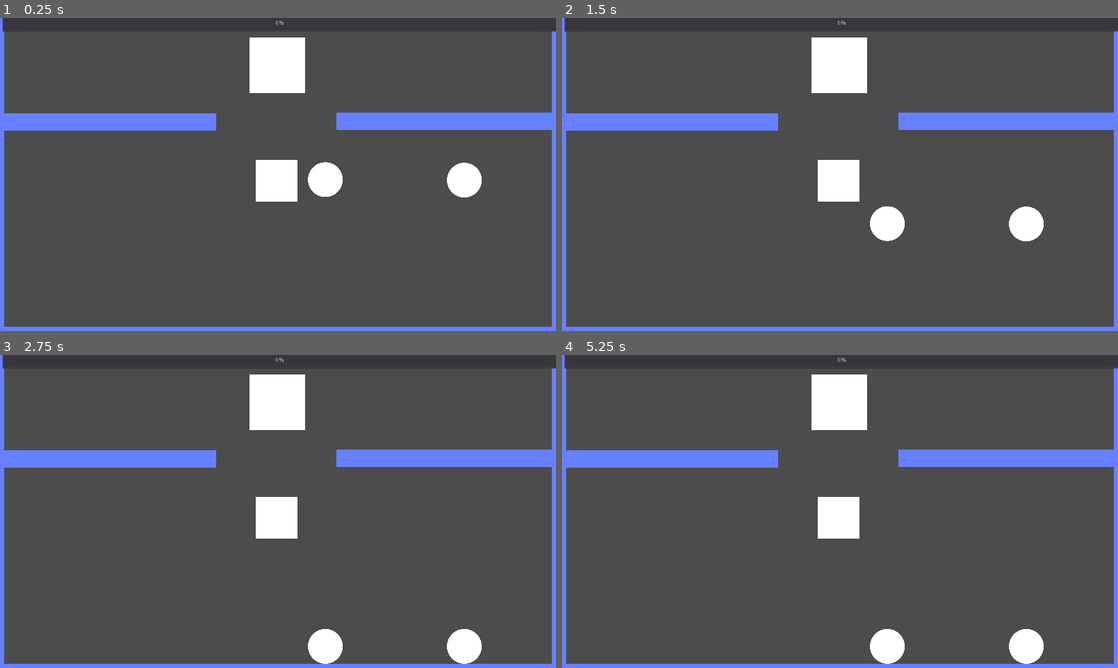
Above: before the commit, frames 1-4 (two rows, left to right).
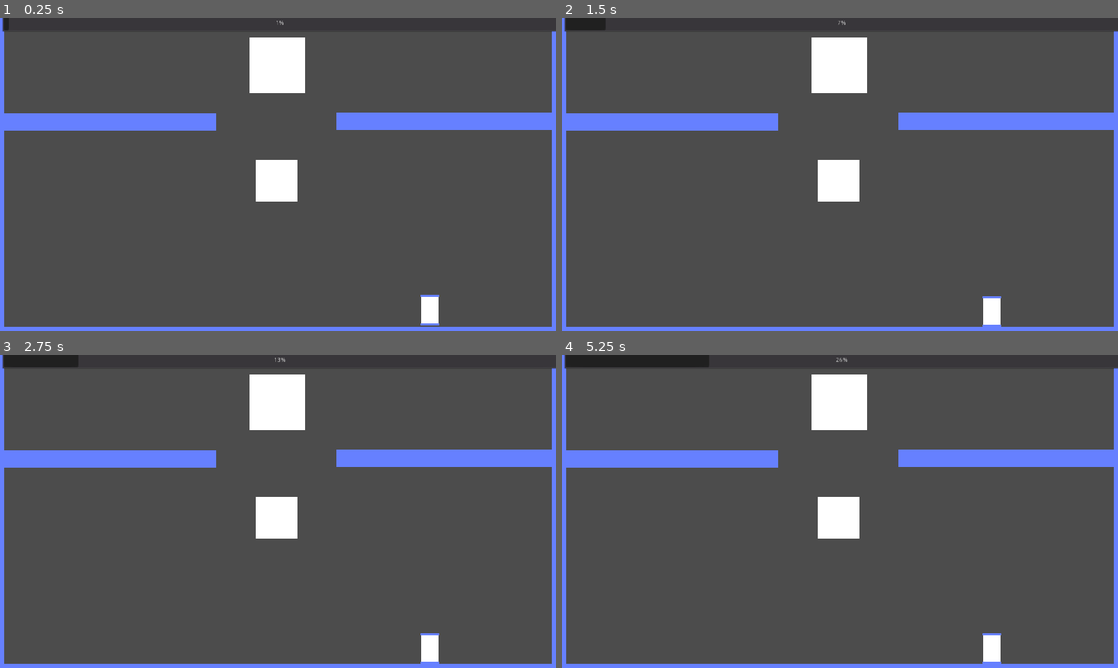
Above: after the commit, the same moments.

Repository: ktosox/GWJ67
Game: Godot game, scene res://test/cargo_hold.tscn
Two runs of this game, one before a commit and one after it. Both use one fixed random seed, a clock stepped at 60 frames per second and the inputs below. The project has no main scene, so this scene is started directly.
Inputs (mouse positions are in pixels of both pictures, inside the frame that each line leads up to):
- Up to frame 1 (0.25 s): no input
- Up to frame 2 (1.5 s): tap Enter (ui_accept) at 0.5, 0.77 s; move the mouse to (962, 158) at 0.52 s; click (962, 158) at 0.67 s; drag from (728, 190) to (812, 237) at 1.27 s
- Up to frame 3 (2.75 s): move the mouse to (333, 442) at 2.02 s; click (333, 442) at 2.17 s
- Up to frame 4 (5.25 s): drag from (812, 574) to (673, 464) at 2.77 s; tap Enter (ui_accept) at 3.5, 3.77, 4.25, 5 s; move the mouse to (1006, 558) at 3.52 s; click (1006, 558) at 3.67 s; drag from (673, 464) to (756, 433) at 4.27 s; move the mouse to (867, 511) at 5.02 s; click (867, 511) at 5.17 s

The runs differ from the first frame. In frame 1, 1.4% of the frame differs, in the area x 0-87%, y 0-99%; in frame 2, 1.7%; in frame 3, 1.9%; in frame 4, 2.4%.

Commit message:
added barrel and dragging

Diff:
--- /dev/null
+++ b/Game/stuff/cargo/barrel.tscn
@@ -0,0 +1,31 @@
+[gd_scene load_steps=3 format=2]
+
+[ext_resource path="res://stuff/cargo/cargo_base.tscn" type="PackedScene" id=1]
+
+[sub_resource type="RectangleShape2D" id=1]
+extents = Vector2( 20, 35 )
+
+[node name="Barrel" instance=ExtResource( 1 )]
+mass = 4.0
+
+[node name="CollisionShape2D" type="CollisionShape2D" parent="." index="1"]
+shape = SubResource( 1 )
+
+[node name="Polygon2D" type="Polygon2D" parent="." index="2"]
+polygon = PoolVector2Array( -20, -35, -20, 35, 20, 35, 20, -35 )
+
+[node name="Line2D" type="Line2D" parent="." index="3"]
+position = Vector2( 0, 2 )
+points = PoolVector2Array( -20, -35, 20, -35 )
+width = 4.0
+default_color = Color( 0.4, 0.501961, 1, 1 )
+begin_cap_mode = 1
+end_cap_mode = 1
+
+[node name="Line2D2" type="Line2D" parent="." index="4"]
+position = Vector2( 0, 68 )
+points = PoolVector2Array( -20, -35, 20, -35 )
+width = 4.0
+default_color = Color( 0.4, 0.501961, 1, 1 )
+begin_cap_mode = 1
+end_cap_mode = 1
--- /dev/null
+++ b/Game/stuff/cargo/cargo_base.tscn
@@ -0,0 +1,11 @@
+[gd_scene load_steps=2 format=2]
+
+[ext_resource path="res://utility/this_handles_drags.tscn" type="PackedScene" id=1]
+
+[node name="Cargo" type="RigidBody2D"]
+collision_layer = 4
+collision_mask = 6
+mode = 2
+
+[node name="Draggy" parent="." instance=ExtResource( 1 )]
+node_b = NodePath("..")
--- /dev/null
+++ b/Game/test/align_game.gd
@@ -0,0 +1,22 @@
+extends Node2D
+
+export var in_speed = 0.4
+export var mid_speed = -0.4
+export var out_speed = 0.8
+
+
+# Called when the node enters the scene tree for the first time.
+func _ready():
+	randomize()
+	$center/OutRing.rotation += 1 + randf()
+	$center/MiddleRing.rotation += $center/OutRing.rotation + 1 + randf()
+	$center/InnerRing.rotation += $center/MiddleRing.rotation + 1 + randf()
+	pass # Replace with function body.
+
+
+# Called every frame. 'delta' is the elapsed time since the previous frame.
+func _process(delta):
+	$center/OutRing.rotation += delta * out_speed
+	$center/MiddleRing.rotation += delta * mid_speed
+	$center/InnerRing.rotation += delta * in_speed
+	pass
--- a/Game/test/align_game.tscn
+++ b/Game/test/align_game.tscn
@@ -1,106 +1,12 @@
-[gd_scene load_steps=10 format=2]
+[gd_scene load_steps=5 format=2]
 
 [ext_resource path="res://resources/middle_ring.png" type="Texture" id=1]
 [ext_resource path="res://resources/inner_ring.png" type="Texture" id=2]
 [ext_resource path="res://resources/out_ring.png" type="Texture" id=3]
-
-[sub_resource type="Animation" id=1]
-resource_name = "New Anim"
-length = 5.7
-loop = true
-tracks/0/type = "value"
-tracks/0/path = NodePath("OutRing:rotation_degrees")
-tracks/0/interp = 1
-tracks/0/loop_wrap = true
-tracks/0/imported = false
-tracks/0/enabled = true
-tracks/0/keys = {
-"times": PoolRealArray( 0, 5.7 ),
-"transitions": PoolRealArray( 1, 1 ),
-"update": 0,
-"values": [ 0.0, 360.0 ]
-}
-
-[sub_resource type="Animation" id=2]
-length = 0.001
-tracks/0/type = "value"
-tracks/0/path = NodePath("OutRing:rotation_degrees")
-tracks/0/interp = 1
-tracks/0/loop_wrap = true
-tracks/0/imported = false
-tracks/0/enabled = true
-tracks/0/keys = {
-"times": PoolRealArray( 0 ),
-"transitions": PoolRealArray( 1 ),
-"update": 0,
-"values": [ 0.0 ]
-}
-
-[sub_resource type="Animation" id=3]
-resource_name = "New Anim"
-length = 4.3
-loop = true
-tracks/0/type = "value"
-tracks/0/path = NodePath(".:rotation_degrees")
-tracks/0/interp = 1
-tracks/0/loop_wrap = true
-tracks/0/imported = false
-tracks/0/enabled = true
-tracks/0/keys = {
-"times": PoolRealArray( 0, 4.3 ),
-"transitions": PoolRealArray( 1, 1 ),
-"update": 0,
-"values": [ 0.0, -360.0 ]
-}
-
-[sub_resource type="Animation" id=4]
-length = 0.001
-tracks/0/type = "value"
-tracks/0/path = NodePath(".:rotation_degrees")
-tracks/0/interp = 1
-tracks/0/loop_wrap = true
-tracks/0/imported = false
-tracks/0/enabled = true
-tracks/0/keys = {
-"times": PoolRealArray( 0 ),
-"transitions": PoolRealArray( 1 ),
-"update": 0,
-"values": [ 0.0 ]
-}
-
-[sub_resource type="Animation" id=5]
-resource_name = "New Anim"
-length = 3.0
-loop = true
-tracks/0/type = "value"
-tracks/0/path = NodePath(".:rotation_degrees")
-tracks/0/interp = 1
-tracks/0/loop_wrap = true
-tracks/0/imported = false
-tracks/0/enabled = true
-tracks/0/keys = {
-"times": PoolRealArray( 0, 3 ),
-"transitions": PoolRealArray( 1, 1 ),
-"update": 0,
-"values": [ 0.0, 360.0 ]
-}
-
-[sub_resource type="Animation" id=6]
-length = 0.001
-tracks/0/type = "value"
-tracks/0/path = NodePath(".:rotation_degrees")
-tracks/0/interp = 1
-tracks/0/loop_wrap = true
-tracks/0/imported = false
-tracks/0/enabled = true
-tracks/0/keys = {
-"times": PoolRealArray( 0 ),
-"transitions": PoolRealArray( 1 ),
-"update": 0,
-"values": [ 0.0 ]
-}
+[ext_resource path="res://test/align_game.gd" type="Script" id=4]
 
 [node name="align_game" type="Node2D"]
+script = ExtResource( 4 )
 
 [node name="ColorRect" type="ColorRect" parent="."]
 margin_right = 480.0
@@ -119,12 +25,6 @@
 [node name="Line2D" type="Line2D" parent="center/OutRing"]
 points = PoolVector2Array( -3, -239, -2, -179 )
 
-[node name="AnimationPlayer" type="AnimationPlayer" parent="center/OutRing"]
-root_node = NodePath("../..")
-autoplay = "New Anim"
-"anims/New Anim" = SubResource( 1 )
-anims/RESET = SubResource( 2 )
-
 [node name="MiddleRing" type="Sprite" parent="center"]
 texture = ExtResource( 1 )
 
@@ -132,18 +32,8 @@
 position = Vector2( -240, -240 )
 points = PoolVector2Array( 236, 64, 237, 119 )
 
-[node name="AnimationPlayer" type="AnimationPlayer" parent="center/MiddleRing"]
-autoplay = "New Anim"
-"anims/New Anim" = SubResource( 3 )
-anims/RESET = SubResource( 4 )
-
 [node name="InnerRing" type="Sprite" parent="center"]
 texture = ExtResource( 2 )
 
 [node name="Line2D" type="Line2D" parent="center/InnerRing"]
 points = PoolVector2Array( -4, -111, -2, -3 )
-
-[node name="AnimationPlayer" type="AnimationPlayer" parent="center/InnerRing"]
-autoplay = "New Anim"
-"anims/New Anim" = SubResource( 5 )
-anims/RESET = SubResource( 6 )
--- a/Game/test/cargo_hold.gd
+++ b/Game/test/cargo_hold.gd
@@ -10,8 +10,14 @@
 	pass # Replace with function body.
 
 
+func end_travel():
+	print("switching to end screen")
+	pass
+
 # Called every frame. 'delta' is the elapsed time since the previous frame.
 func _process(delta):
 	distance_traveled += delta * travel_speed
-
+	$TextureProgress.value = distance_traveled
+	if distance_traveled > 100:
+		end_travel()
 	pass
--- a/Game/test/cargo_hold.tscn
+++ b/Game/test/cargo_hold.tscn
@@ -1,6 +1,6 @@
-[gd_scene load_steps=7 format=2]
+[gd_scene load_steps=6 format=2]
 
-[ext_resource path="res://resources/particles/orb1.png" type="Texture" id=1]
+[ext_resource path="res://stuff/cargo/barrel.tscn" type="PackedScene" id=1]
 [ext_resource path="res://test/cargo_hold.gd" type="Script" id=2]
 
 [sub_resource type="RectangleShape2D" id=1]
@@ -8,9 +8,6 @@
 
 [sub_resource type="RectangleShape2D" id=2]
 extents = Vector2( 720, 30 )
-
-[sub_resource type="CircleShape2D" id=3]
-radius = 40.0125
 
 [sub_resource type="RectangleShape2D" id=4]
 extents = Vector2( 300, 20 )
@@ -41,30 +38,6 @@
 [node name="Line2D" type="Line2D" parent="OuterWalls"]
 points = PoolVector2Array( 0, 0, 0, 720, 1280, 720, 1280, 0, 0, 0 )
 width = 20.0
-
-[node name="RigidBody2D" type="RigidBody2D" parent="."]
-position = Vector2( 749, 369 )
-collision_layer = 4
-collision_mask = 2
-
-[node name="Orb1" type="Sprite" parent="RigidBody2D"]
-scale = Vector2( 0.4, 0.4 )
-texture = ExtResource( 1 )
-
-[node name="CollisionShape2D" type="CollisionShape2D" parent="RigidBody2D"]
-shape = SubResource( 3 )
-
-[node name="RigidBody2D2" type="RigidBody2D" parent="."]
-position = Vector2( 1069, 370 )
-collision_layer = 4
-collision_mask = 2
-
-[node name="Orb1" type="Sprite" parent="RigidBody2D2"]
-scale = Vector2( 0.4, 0.4 )
-texture = ExtResource( 1 )
-
-[node name="CollisionShape2D" type="CollisionShape2D" parent="RigidBody2D2"]
-shape = SubResource( 3 )
 
 [node name="CargoShelfs" type="StaticBody2D" parent="."]
 collision_layer = 2
@@ -99,3 +72,6 @@
 margin_top = -8.0
 margin_right = 1283.0
 margin_bottom = 32.0
+
+[node name="Cargo" parent="." instance=ExtResource( 1 )]
+position = Vector2( 990, 669 )
--- a/Game/test/shader_test.tscn
+++ b/Game/test/shader_test.tscn
@@ -7,10 +7,11 @@
 [ext_resource path="res://resources/textures/seamless_texture13.png" type="Texture" id=5]
 [ext_resource path="res://resources/textures/seamless_texture2.png" type="Texture" id=6]
 [ext_resource path="res://resources/shaders/edgles_fire.tres" type="Shader" id=7]
+[ext_resource path="res://resources/textures/seamless_texture11.png" type="Texture" id=8]
 
 [sub_resource type="ShaderMaterial" id=1]
 shader = ExtResource( 1 )
-shader_param/scrollSpeed = Vector2( 0, -0.269 )
+shader_param/scrollSpeed = Vector2( 0.1, 0 )
 
 [sub_resource type="Gradient" id=3]
 offsets = PoolRealArray( 0.187097, 0.374194, 0.6, 0.896774 )
@@ -44,9 +45,10 @@
 [node name="shader_test" type="Node2D"]
 
 [node name="Simple scroll" type="Sprite" parent="."]
+modulate = Color( 0.258824, 0.258824, 0.258824, 1 )
 material = SubResource( 1 )
 position = Vector2( 392, 335 )
-texture = ExtResource( 4 )
+texture = ExtResource( 8 )
 
 [node name="ColorFade" type="Sprite" parent="."]
 material = SubResource( 2 )
--- /dev/null
+++ b/Game/utility/clicky.gd
@@ -0,0 +1,16 @@
+extends Area2D
+
+# a generic scene that sends a signal when clicked
+
+signal click
+
+# Called when the node enters the scene tree for the first time.
+func _ready():
+	pass # Replace with function body.
+
+
+
+func _on_Area2D_input_event(viewport, event:InputEvent, shape_idx):
+	if event.is_class("InputEventMouseButton") and event.is_pressed():
+		emit_signal("click")
+	pass # Replace with function body.
--- /dev/null
+++ b/Game/utility/draggy.gd
@@ -0,0 +1,51 @@
+extends DampedSpringJoint2D
+
+signal dragging(state)
+
+signal selected(state)
+
+var drag = false
+
+
+
+func _physics_process(delta):
+
+	if drag:
+
+		$GrabbyPart.global_position = $GrabbyPart.global_position.move_toward(get_global_mouse_position(),delta *$GrabbyPart.global_position.distance_squared_to(get_global_mouse_position()) )
+
+
+
+func _input(event):
+	if event.is_class("InputEventMouseButton") and drag:
+		if event.button_index == 1 and !event.is_pressed():
+			emit_signal("dragging",false)
+			drag = false
+			bias = 0.9
+			$GrabbyPart.global_position = global_position
+
+			if(!$MouseDetector.get_rect().has_point(get_local_mouse_position())):
+				yield(get_tree().create_timer(0.05), "timeout")
+				_on_MouseDetector_mouse_exited()
+
+
+
+
+func _on_MouseDetector_gui_input(event):
+	if event.is_class("InputEventMouseButton") and !drag :
+		if event.button_index == 1 and event.is_pressed():
+			drag = true
+			bias = 0.4
+			emit_signal("dragging",true)
+
+	pass # Replace with function body.
+
+
+func _on_MouseDetector_mouse_entered():
+	emit_signal("selected",true)
+	pass # Replace with function body.
+
+
+func _on_MouseDetector_mouse_exited():
+	emit_signal("selected",false)
+	pass # Replace with function body.
--- /dev/null
+++ b/Game/utility/this_handles_clicks.tscn
@@ -0,0 +1,8 @@
+[gd_scene load_steps=2 format=2]
+
+[ext_resource path="res://utility/clicky.gd" type="Script" id=1]
+
+[node name="Clicky" type="Area2D"]
+script = ExtResource( 1 )
+
+[connection signal="input_event" from="." to="." method="_on_Area2D_input_event"]
--- /dev/null
+++ b/Game/utility/this_handles_drags.tscn
@@ -0,0 +1,35 @@
+[gd_scene load_steps=2 format=2]
+
+[ext_resource path="res://utility/draggy.gd" type="Script" id=1]
+
+[node name="Draggy" type="DampedSpringJoint2D"]
+node_a = NodePath("GrabbyPart")
+disable_collision = false
+length = 1.0
+stiffness = 1.5
+damping = 0.36
+script = ExtResource( 1 )
+
+[node name="GrabbyPart" type="KinematicBody2D" parent="."]
+collision_layer = 0
+collision_mask = 0
+
+[node name="CollisionShape2D" type="CollisionShape2D" parent="GrabbyPart"]
+
+[node name="Line2D" type="Line2D" parent="GrabbyPart"]
+scale = Vector2( 4, 4 )
+points = PoolVector2Array( 0, 0, 0, 0.1 )
+default_color = Color( 0.698039, 0.0431373, 0.717647, 0.596078 )
+joint_mode = 2
+begin_cap_mode = 2
+end_cap_mode = 2
+
+[node name="MouseDetector" type="Control" parent="."]
+margin_left = -50.0
+margin_top = -50.0
+margin_right = 50.0
+margin_bottom = 50.0
+
+[connection signal="gui_input" from="MouseDetector" to="." method="_on_MouseDetector_gui_input"]
+[connection signal="mouse_entered" from="MouseDetector" to="." method="_on_MouseDetector_mouse_entered"]
+[connection signal="mouse_exited" from="MouseDetector" to="." method="_on_MouseDetector_mouse_exited"]
Not shown: 1 places in Game/test/shader_test.tscn that only renumber resources
